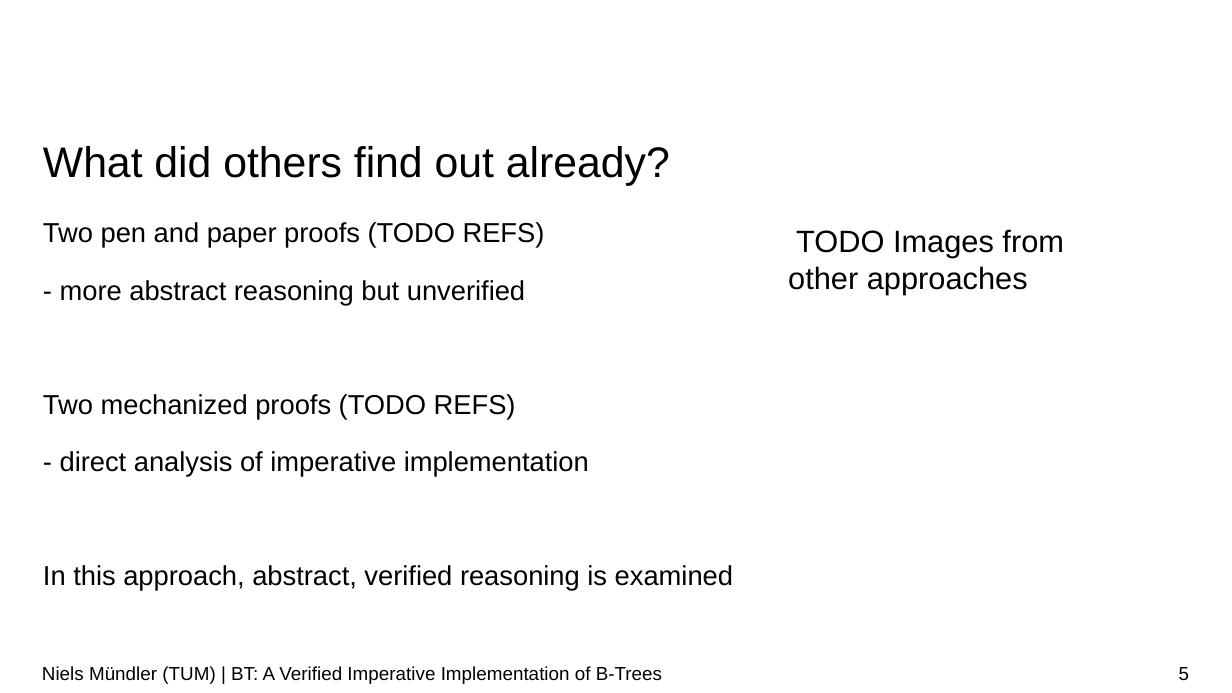
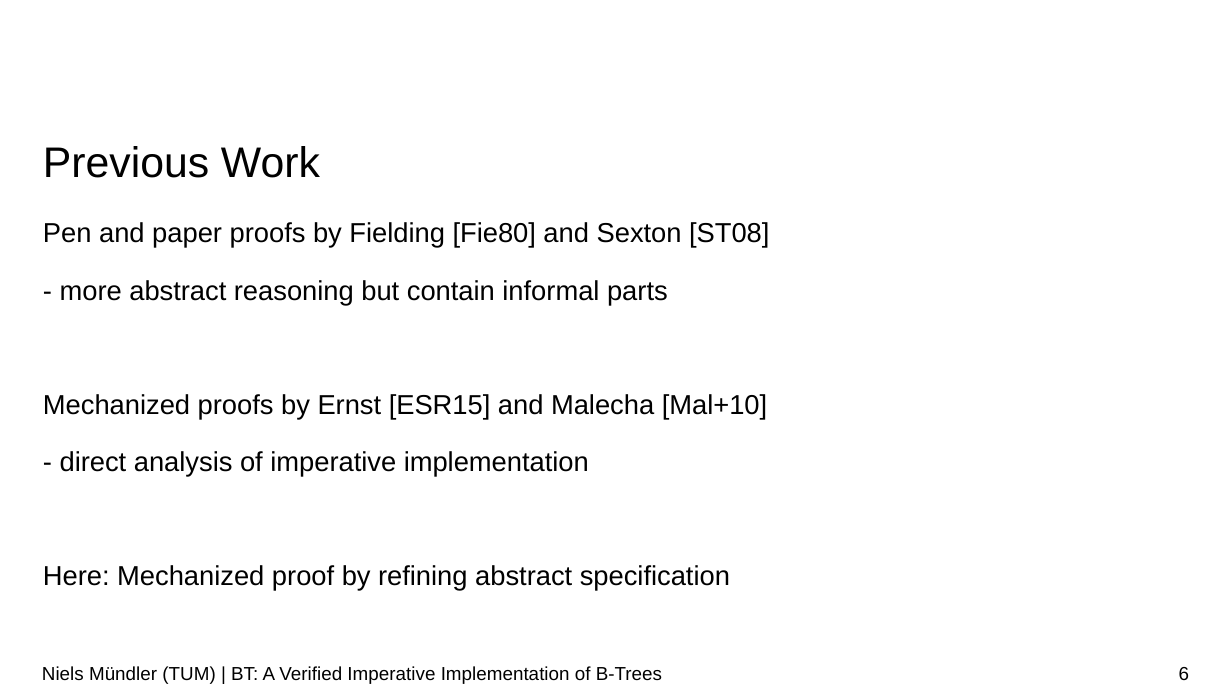
Before and after one commit to nielstron/btrees-thesis, a slide deck: slide 6 of colloqium.odp (slide 5 before the commit). Drawn at 1232x693 pixels with LibreOffice and Linux fonts; fonts in the diff are those of the drawing; background and template pictures are left out. Boxes give left, top, right and bottom in pixels: in the first picture for what was removed or moved away, otherwise in the second. Text is boxed around its words. In the diff, an @@ line names an element or a change of style, - is before the commit and + after.

```diff
--- a/colloqium.odp
+++ b/colloqium.odp
@@ title at [43, 146, 320, 178]: text changed @@
-What did others find out already?
+Previous Work
@@ text at [43, 222, 769, 419]: text changed @@
-Two pen and paper proofs (TODO REFS)
-- more abstract reasoning but unverified
-Two mechanized proofs (TODO REFS)
+Pen and paper proofs by Fielding [Fie80] and Sexton [ST08]
+- more abstract reasoning but contain informal parts
+Mechanized proofs by Ernst [ESR15] and Malecha [Mal+10]
@@ text removed at [788, 229, 1064, 295] @@
-TODO Images from other approaches
@@ text at [43, 565, 730, 591]: text changed @@
-In this approach, abstract, verified reasoning is examined
+Here: Mechanized proof by refining abstract specification
@@ page number at [1179, 667, 1189, 680]: text changed @@
-5
+6
```
Also in this commit, not shown: 20 other slides changed, 5 slides added, 1 slide removed.
